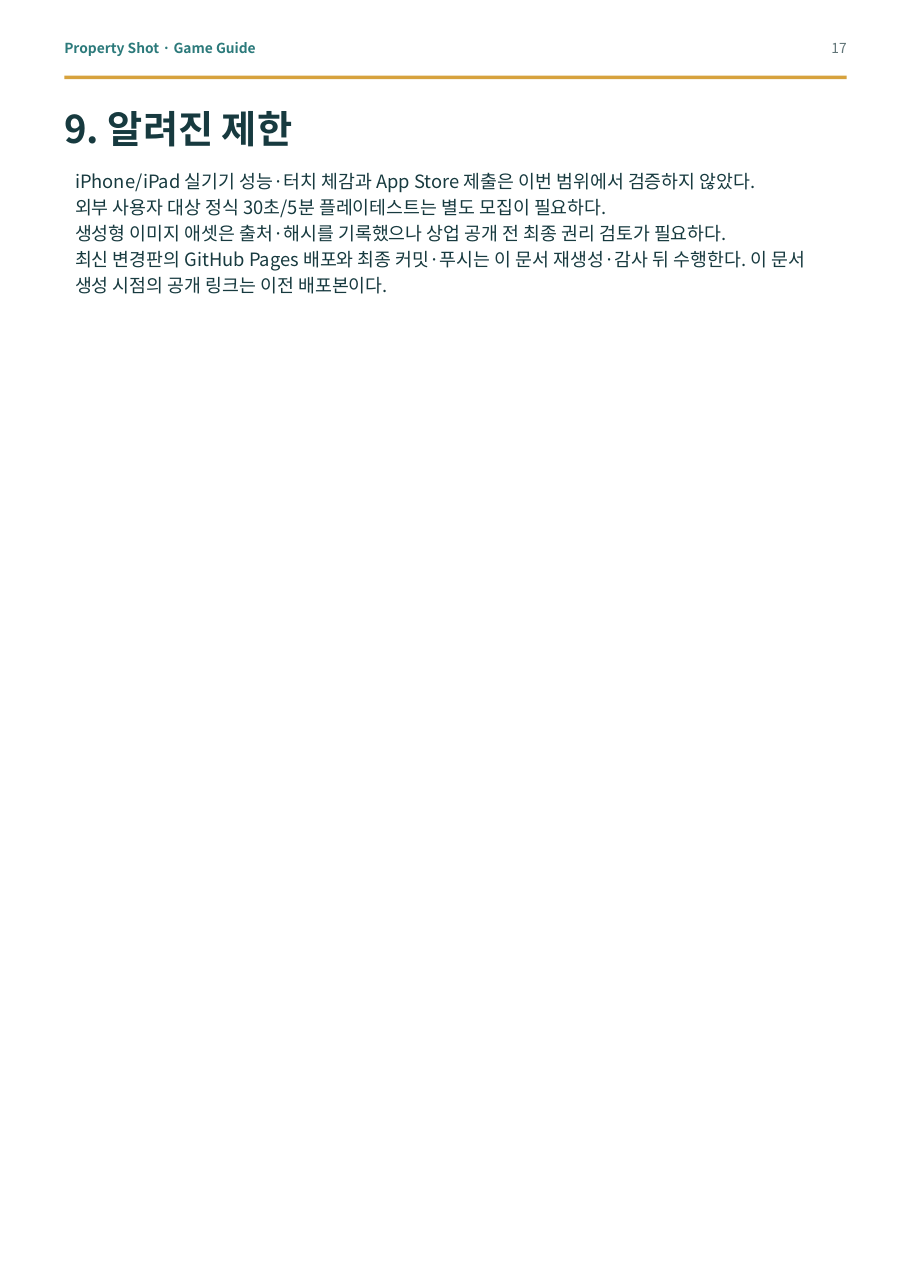
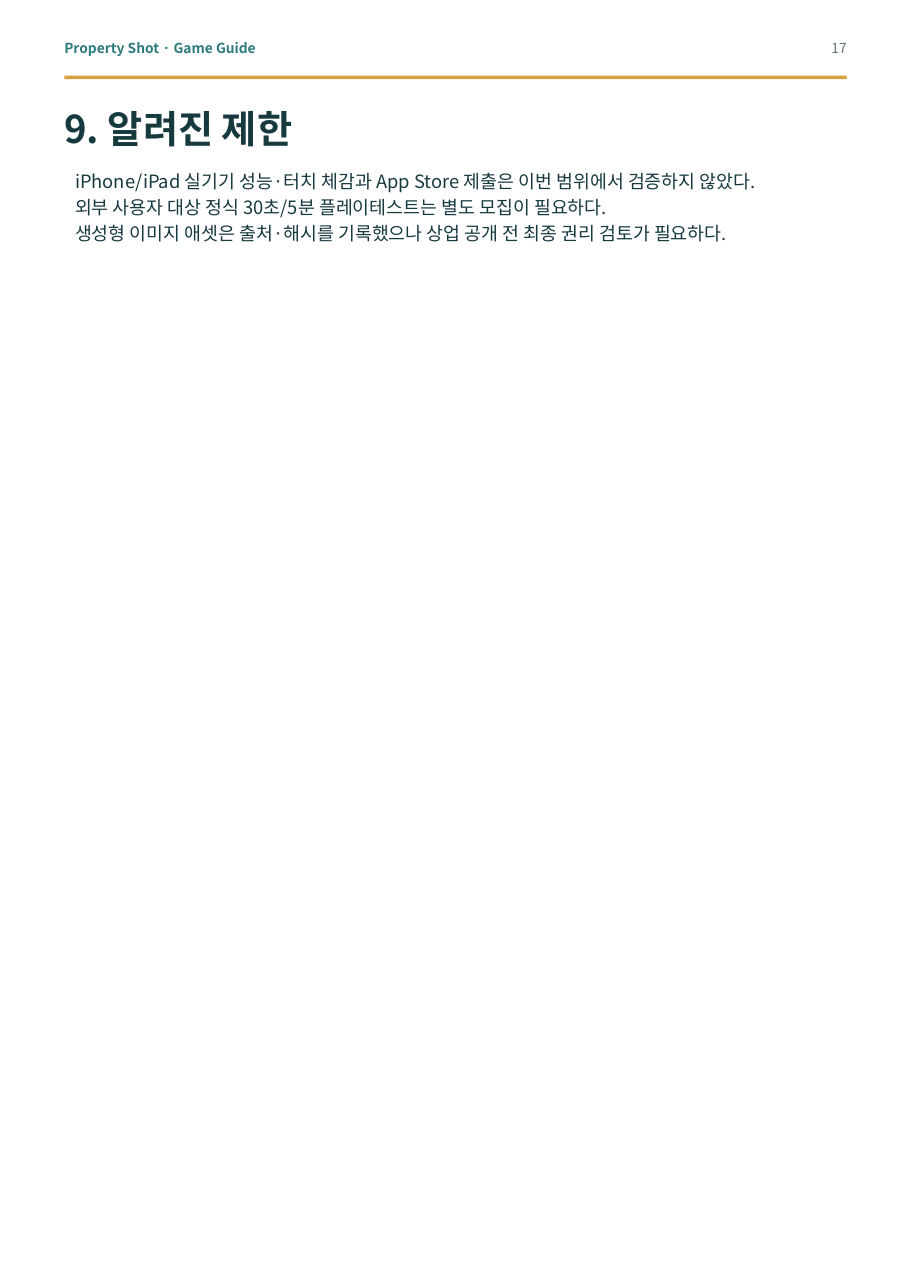
Before and after one commit to good5229/Property_shot, a slide deck: slide 17 of report/dist/property_shot_game_guide.pptx. Drawn at 911x1288 pixels with LibreOffice and Linux fonts; fonts in the diff are those of the drawing. Boxes give left, top, right and bottom in pixels: in the first picture for what was removed or moved away, otherwise in the second. Text is boxed around its words. In the diff, an @@ line names an element or a change of style, - is before the commit and + after.

```diff
--- a/report/dist/property_shot_game_guide.pptx
+++ b/report/dist/property_shot_game_guide.pptx
@@ text at [75, 251, 805, 294]: paragraph removed @@
-최신 변경판의 GitHub Pages 배포와 최종 커밋·푸시는 이 문서 재생성·감사 뒤 수행한다. 이 문서 생성 시점의 공개 링크는 이전 배포본이다.
```
Also in this commit, not shown: 5 other slides changed, 11 other files.
